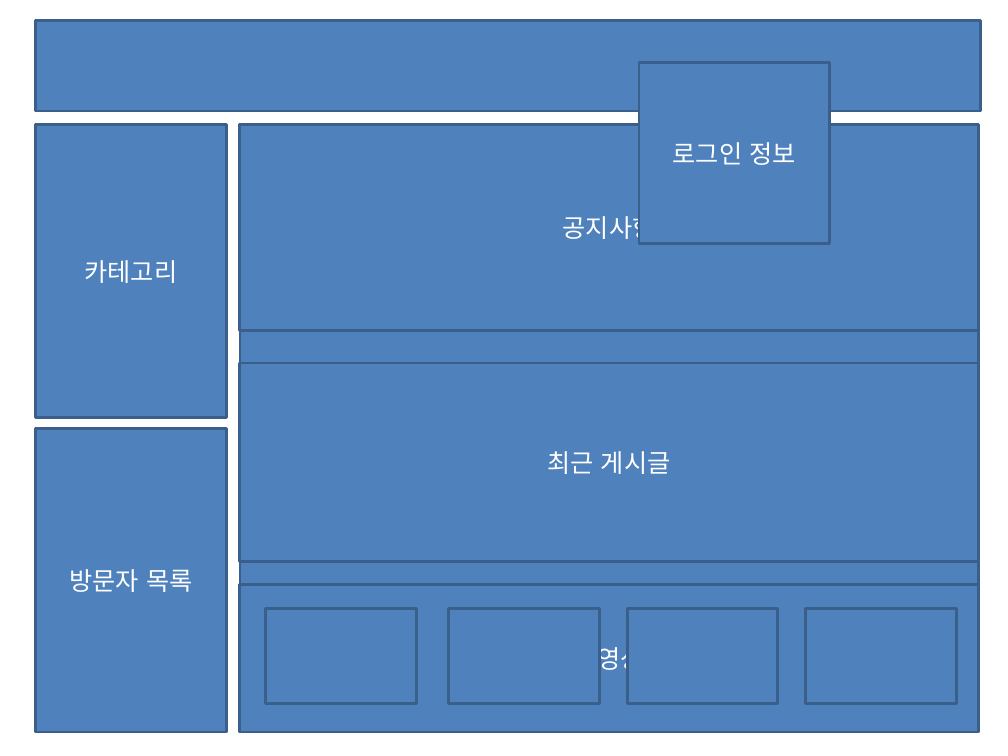
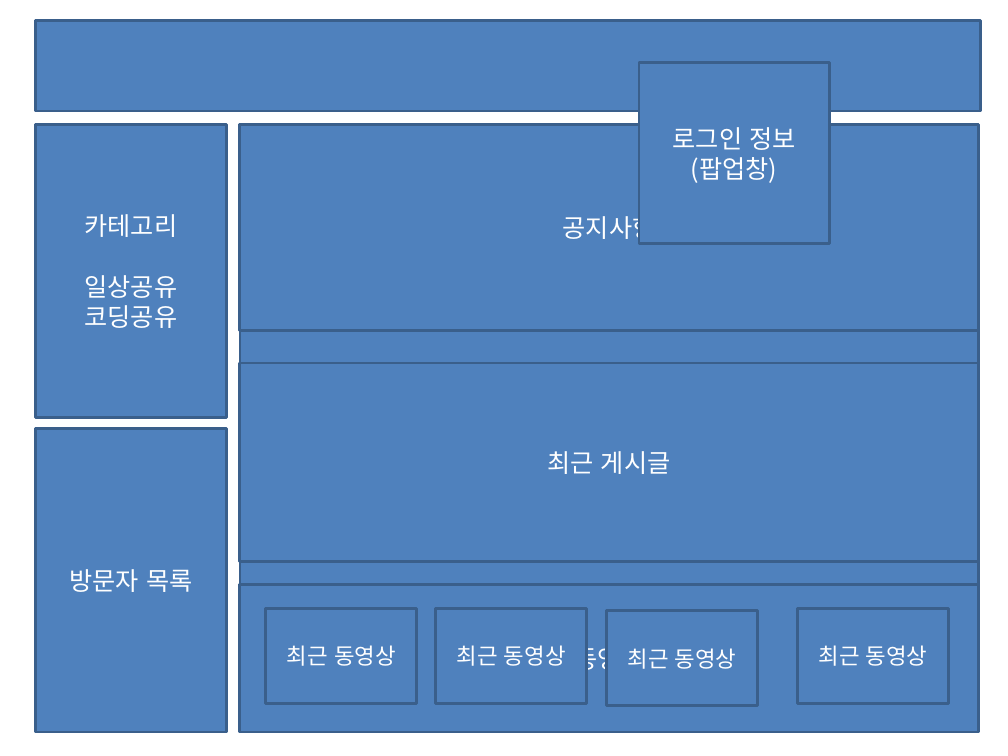
Before and after one commit to ycs-201607083/web-reference, a slide deck: slide 1 of 앱_웹 레퍼런스 구상.pptx. Drawn at 1008x756 pixels with LibreOffice and Linux fonts; fonts in the diff are those of the drawing. Boxes give left, top, right and bottom in pixels: in the first picture for what was removed or moved away, otherwise in the second. Text is boxed around its words. In the diff, an @@ line names an element or a change of style, - is before the commit and + after.

```diff
--- a/앱_웹 레퍼런스 구상.pptx
+++ b/앱_웹 레퍼런스 구상.pptx
@@ text in rectangle at box(691, 157, 778, 183): paragraph added @@
+(팝업창)
@@ text in rectangle at box(85, 275, 178, 328): paragraphs added @@
+일상공유
+코딩공유
@@ rectangle added at box(435, 608, 587, 703), fill #4F81BD, outline #3A5F8C 2 pt, 16 pt, text #FFFFFF @@
+최근 동영상
@@ rectangle removed at box(449, 608, 600, 703) @@
@@ rectangle added at box(607, 611, 758, 706), fill #4F81BD, outline #3A5F8C 2 pt, 16 pt, text #FFFFFF @@
+최근 동영상
@@ rectangle removed at box(627, 608, 778, 703) @@
@@ rectangle added at box(797, 608, 949, 703), fill #4F81BD, outline #3A5F8C 2 pt, 16 pt, text #FFFFFF @@
+최근 동영상
@@ rectangle removed at box(805, 608, 957, 703) @@
@@ text in rectangle at box(287, 645, 396, 666): text added @@
+최근 동영상
```
Also in this commit, not shown: 3 other slides changed, 1 other file.
